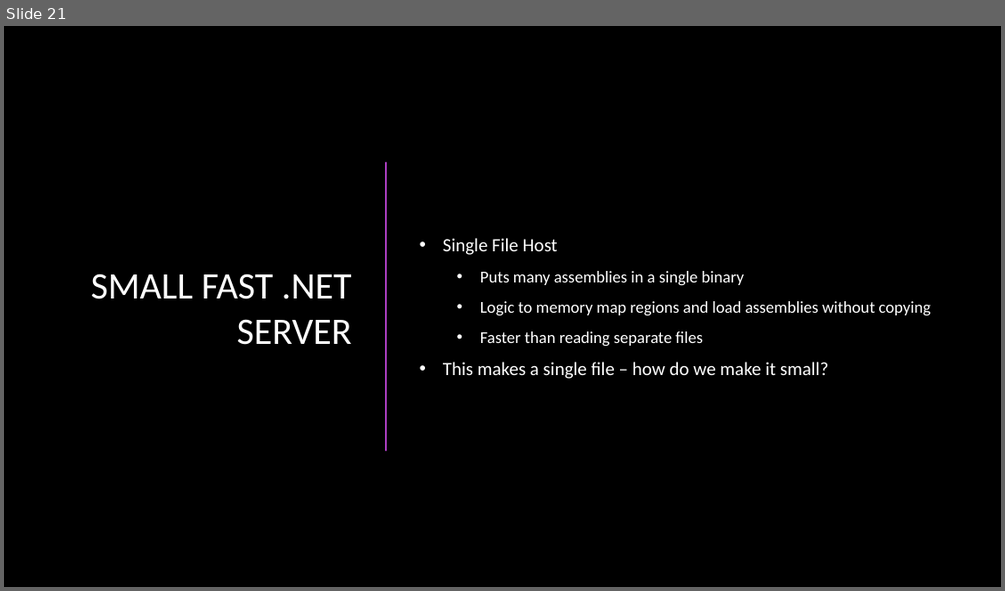
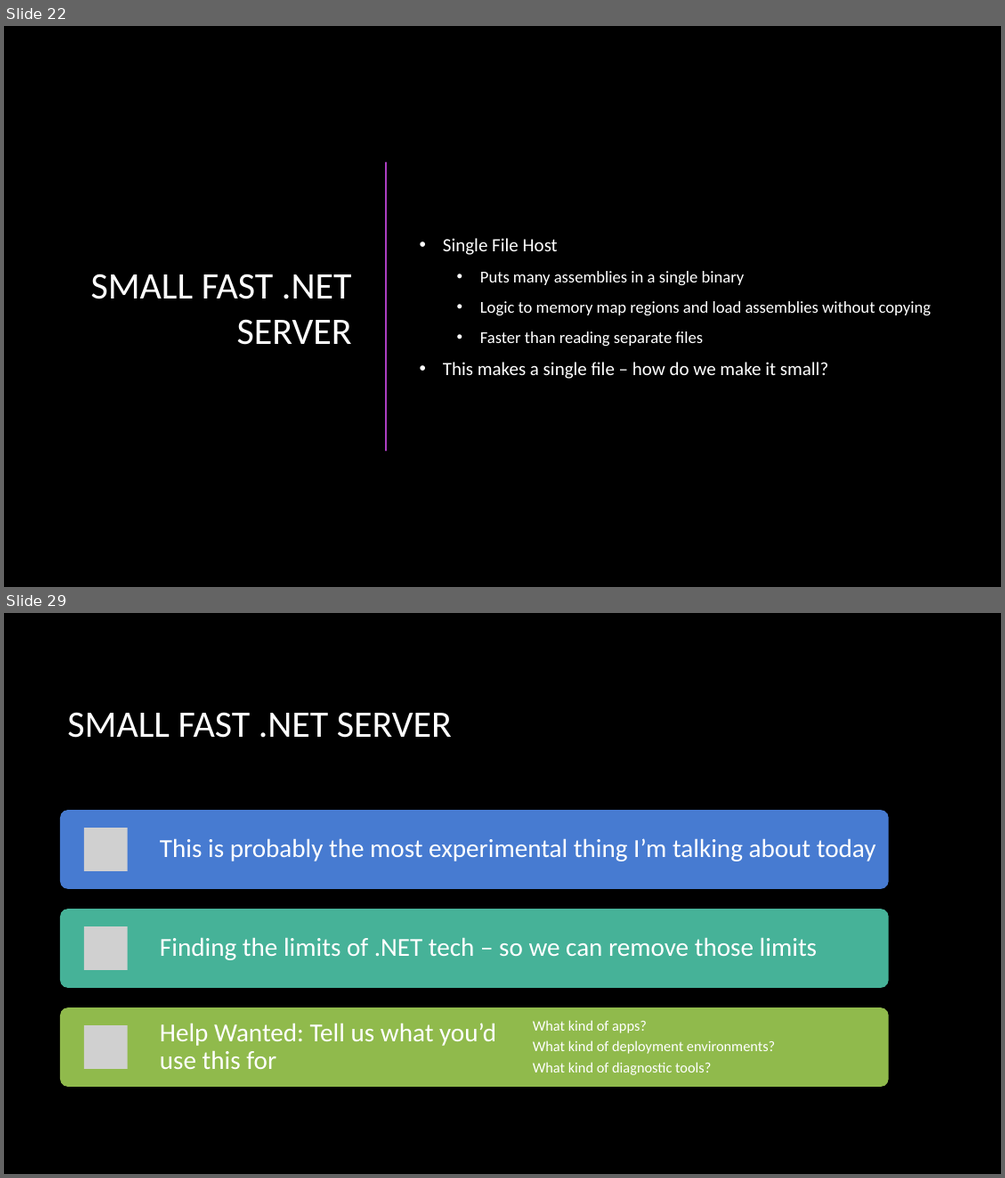
Before and after one commit to rynowak/Presentations, a slide deck: 2019/NDCSyndey/slides.pptx. Shown one above the other, each under a label of ours: slide 21 before the commit, slides 22 and 29 after it; the slides between them are not shown. The pictures are 1005x591 and 1005x1178 pixels, drawn with LibreOffice and Linux fonts; fonts in the diff are those of the drawing; grey boxes stand for pictures; background and template pictures are left out. Boxes give left, top, right and bottom in pixels: in the first picture for what was removed or moved away, otherwise in the second. Text is boxed around its words. In the diff, an @@ line names an element or a change of style, - is before the commit and + after.

```diff
--- a/2019/NDCSyndey/slides.pptx
+++ b/2019/NDCSyndey/slides.pptx
@@ slide 29 added at [4, 613, 1001, 1174], background picture (left out) @@
@@ title added at [67, 712, 452, 738], 36 pt, text #FFFFFF @@
+SMALL FAST .NET SERVER
@@ group added at [60, 810, 889, 1087]: 4 texts, 3 rounded rectangles, 3 pictures @@
+This is probably the most experimental thing I’m talking about today
+Finding the limits of .NET tech – so we can remove those limits
+Help Wanted: Tell us what you’d use this for
+What kind of apps?
+What kind of deployment environments?
+What kind of diagnostic tools?
@@ what was slide 21 is now slide 22 @@
```
Also in this commit, not shown: 7 slides changed, 7 other slides added.
